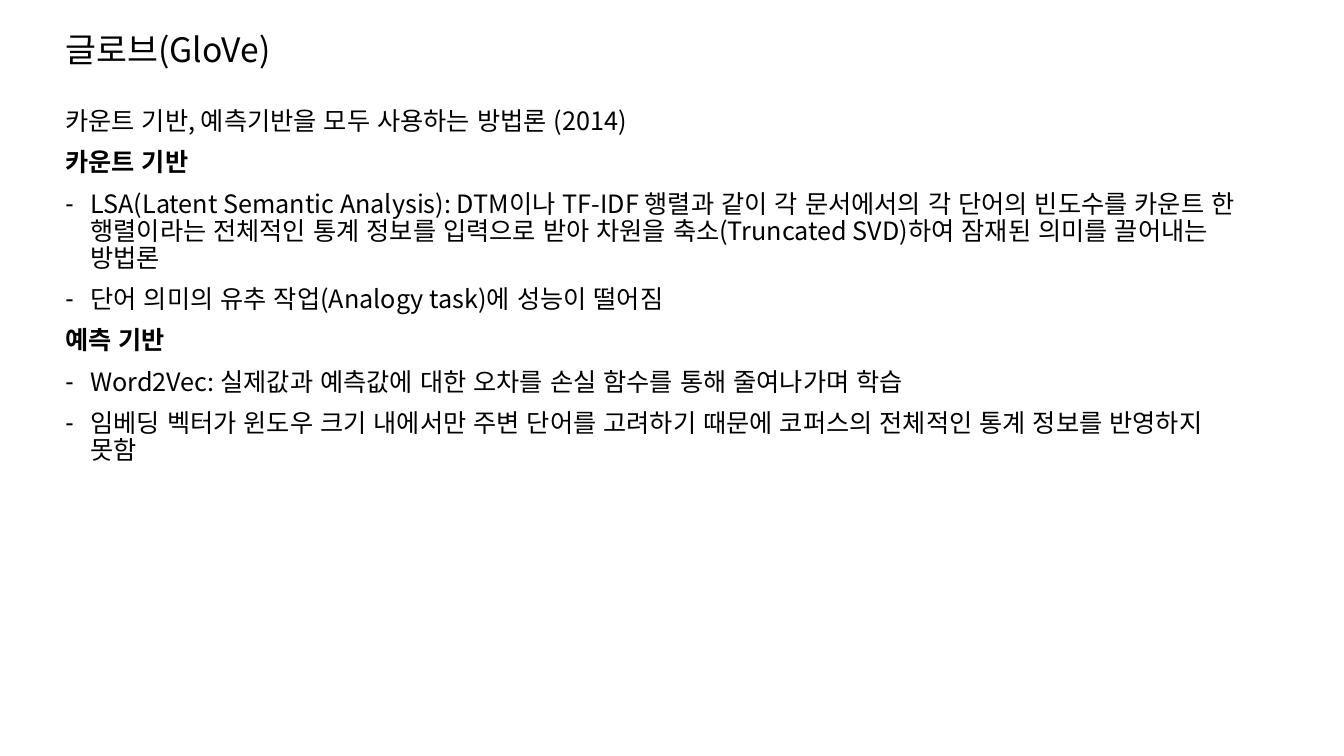
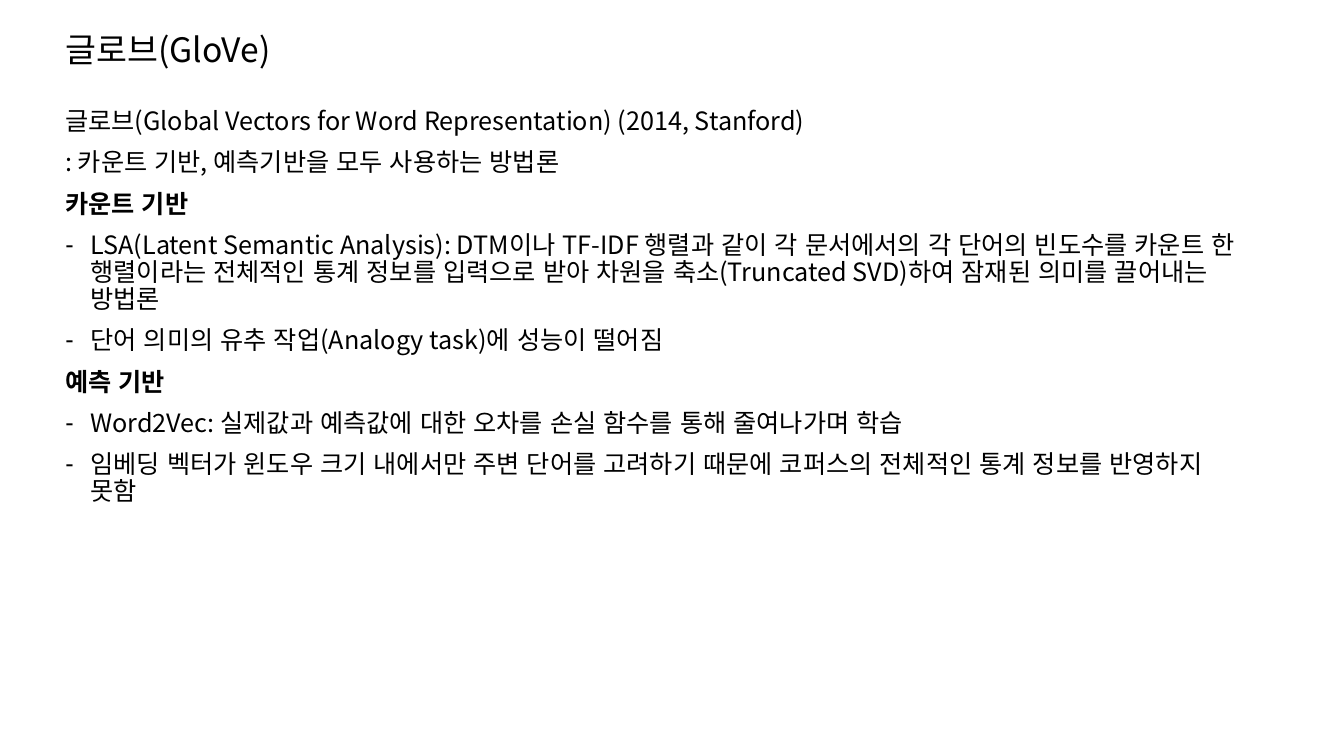
Before and after one commit to jo-cho/nlp_study, a slide deck: slide 15 of 4_PPTS/word2vec.pptx. Drawn at 1344x756 pixels with LibreOffice and Linux fonts; fonts in the diff are those of the drawing. Boxes give left, top, right and bottom in pixels: in the first picture for what was removed or moved away, otherwise in the second. Text is boxed around its words. In the diff, an @@ line names an element or a change of style, - is before the commit and + after.

```diff
--- a/4_PPTS/word2vec.pptx
+++ b/4_PPTS/word2vec.pptx
@@ text at bbox=[65, 109, 805, 176]: text changed @@
-카운트 기반, 예측기반을 모두 사용하는 방법론 (2014)
+글로브(Global Vectors for Word Representation) (2014, Stanford)
+: 카운트 기반, 예측기반을 모두 사용하는 방법론
```
Also in this commit, not shown: 15 slides added, 1 other file.
